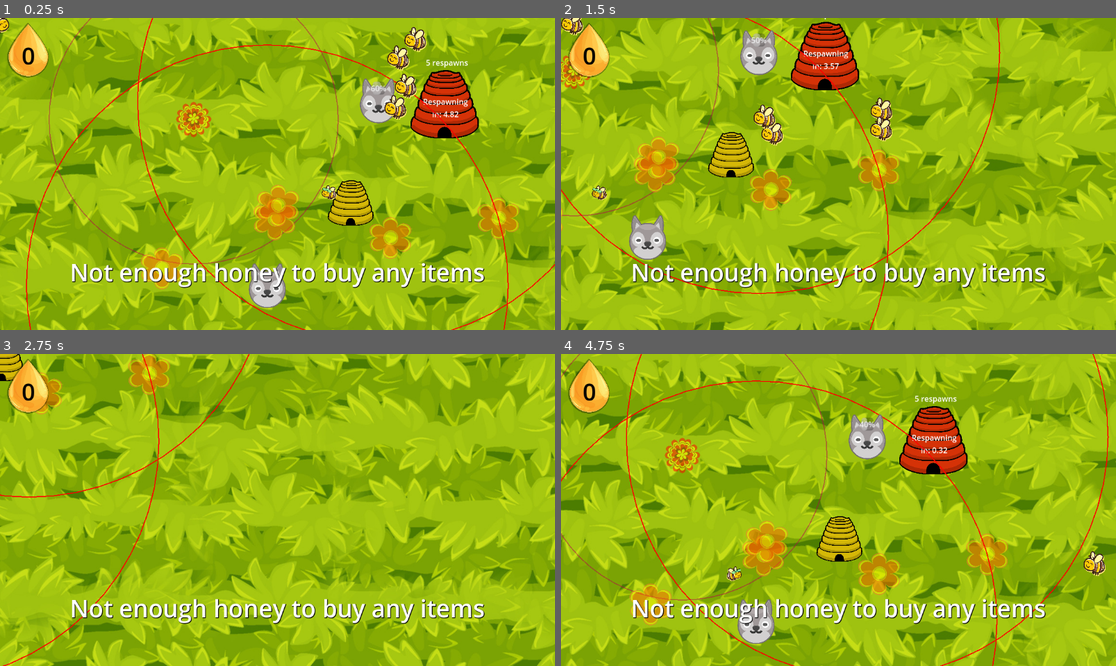
Above: before the commit, frames 1-4 (two rows, left to right).
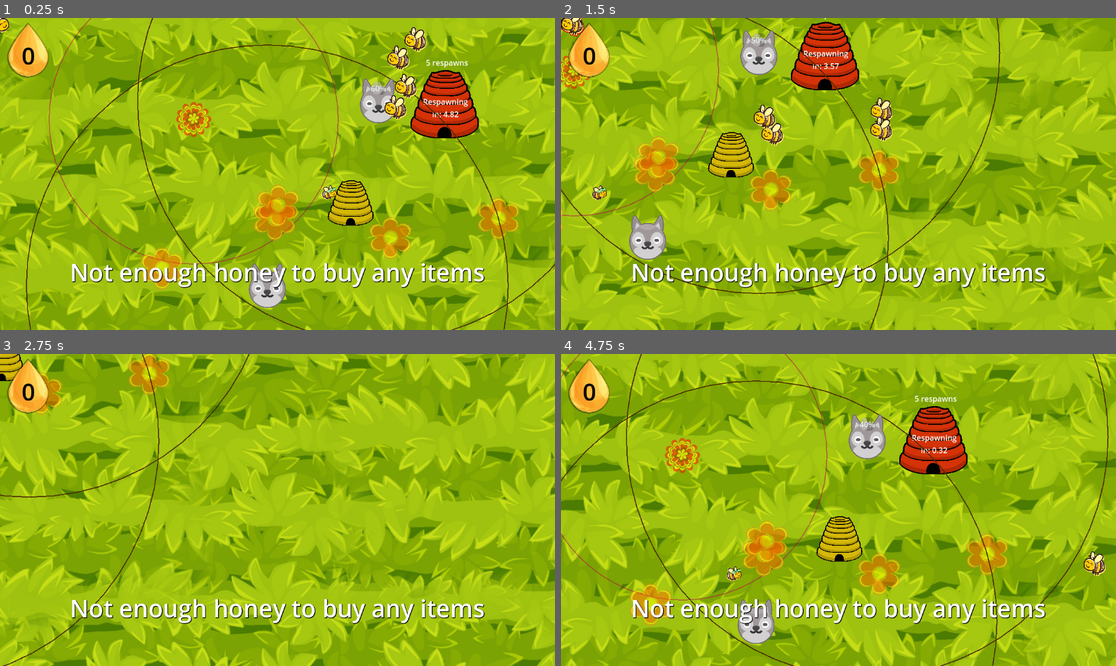
Above: after the commit, the same moments.

Repository: jam53/GMTK-Gamejam-2024
Game: Godot game, scene res://scenes/lawn.tscn
The game is run twice, just before and just after one commit, with the same random seed, the same clock (stepped at 60 frames per second) and the same inputs.
Inputs (mouse positions are in pixels of both pictures, inside the frame that each line leads up to):
- Up to frame 1 (0.25 s): no input
- Up to frame 2 (1.5 s): move the mouse to (960, 158) at 0.52 s; press the mouse at (960, 158) at 0.53 s; hold D (right) 0.53-1.28 s; move the mouse to (727, 189) at 1.27 s; release the mouse at (727, 189) at 1.28 s; hold S (down) from 1.28 s (still down); tap Z (disable_follow) at 1.35 s
- Up to frame 3 (2.75 s): move the mouse to (333, 441) at 2.02 s; release S (down) at 2.03 s; press the mouse at (333, 441) at 2.03 s; hold D (right) from 2.03 s (still down)
- Up to frame 4 (4.75 s): move the mouse to (810, 572) at 2.77 s; release D (right) at 2.78 s; release the mouse at (810, 572) at 2.78 s; hold W (up) 2.78-3.53 s; tap Z (disable_follow) at 2.85, 4.35 s; click (810, 572) at 2.92 s; move the mouse to (1005, 556) at 3.52 s; press the mouse at (1005, 556) at 3.53 s; hold A (left) from 3.53 s (still down); move the mouse to (672, 463) at 4.27 s; release the mouse at (672, 463) at 4.28 s

The runs differ from the first frame. In frame 1, 1.1% of the frame differs, in the area x 4-100%, y 0-100%; in frame 2, 0.9%; in frame 3, 0.5%; in frame 4, 1.1%.

Commit message:
attack_boost_flower basic finish

Diff:
--- a/scenes/attacker.tscn
+++ b/scenes/attacker.tscn
@@ -21,14 +21,23 @@
 script = ExtResource("1_o3a0c")
 
 [node name="BoidsComponent" parent="." node_paths=PackedStringArray("sprite", "flock_area_shape") instance=ExtResource("1_av7nf")]
-sprite = NodePath("Sprite2D")
+sprite = NodePath("Sprites")
 flock_area_shape = NodePath("FlockViewCollision")
 max_speed = 350.0
 target_follow_force = 0.076
 avoid_distance = 35.0
 stopable = true
 
-[node name="Sprite2D" type="Sprite2D" parent="BoidsComponent"]
+[node name="Sprites" type="Node2D" parent="BoidsComponent"]
+
+[node name="ShadowSprite" type="Sprite2D" parent="BoidsComponent/Sprites"]
+visible = false
+modulate = Color(1, 0, 0, 1)
+position = Vector2(0.27842, -0.158137)
+scale = Vector2(0.0302226, 0.0343316)
+texture = ExtResource("2_cjxco")
+
+[node name="Sprite2D" type="Sprite2D" parent="BoidsComponent/Sprites"]
 position = Vector2(0.27842, -0.158137)
 scale = Vector2(0.027842, 0.0316274)
 texture = ExtResource("2_cjxco")
@@ -55,4 +64,5 @@
 [node name="AttackCollision" type="CollisionShape2D" parent="BoidsComponent/HitboxComponent"]
 shape = SubResource("CircleShape2D_c3flu")
 
+[connection signal="multiplier_changed" from="BoidsComponent/AttackComponent" to="." method="_on_attack_component_multiplier_changed"]
 [connection signal="died" from="BoidsComponent/HealthComponent" to="." method="_on_health_component_died"]
--- a/scenes/enemies/enemy_dog.tscn
+++ b/scenes/enemies/enemy_dog.tscn
@@ -1,8 +1,8 @@
 [gd_scene load_steps=9 format=3 uid="uid://c21fqmty4cbhr"]
 
-[ext_resource type="Script" path="res://scripts/enemies/enemy_badger.gd" id="1_hwlbg"]
+[ext_resource type="Script" path="res://scripts/enemies/enemy_dog.gd" id="1_q6yrs"]
 [ext_resource type="Texture2D" uid="uid://dlikqdwi6h7ac" path="res://assets/sprites/dog.png" id="2_i0i2a"]
-[ext_resource type="Script" path="res://scripts/badger_area_drawing.gd" id="4_4gjmn"]
+[ext_resource type="PackedScene" uid="uid://dj2sptpfehdln" path="res://scenes/area_drawing.tscn" id="3_dd0w8"]
 [ext_resource type="PackedScene" uid="uid://jaiykhugbens" path="res://scenes/components/attack_component.tscn" id="4_4ltxc"]
 [ext_resource type="PackedScene" uid="uid://bg8sij5iv4h0j" path="res://scenes/components/health_component.tscn" id="5_prp0s"]
 [ext_resource type="PackedScene" uid="uid://tb08j7g6ttxh" path="res://scenes/components/hitbox_component.tscn" id="6_ngd4q"]
@@ -15,18 +15,18 @@
 size = Vector2(43.4186, 98.3612)
 
 [node name="EnemyDog" type="CharacterBody2D" groups=["badgers"]]
-script = ExtResource("1_hwlbg")
+script = ExtResource("1_q6yrs")
 
 [node name="Dog" type="Sprite2D" parent="."]
 scale = Vector2(0.15, 0.15)
 texture = ExtResource("2_i0i2a")
 
+[node name="AreaDrawing" parent="." instance=ExtResource("3_dd0w8")]
+color = Color(0.292446, 0.170032, 0.00334097, 1)
+
 [node name="hitbox" type="CollisionShape2D" parent="."]
 scale = Vector2(0.315391, 0.229515)
 shape = SubResource("CapsuleShape2D_ps7t2")
-
-[node name="Polygon2D" type="Line2D" parent="."]
-script = ExtResource("4_4gjmn")
 
 [node name="AttackComponent" parent="." instance=ExtResource("4_4ltxc")]
 attack = 1
--- a/scenes/flowers/attack_boost_flower.gd
+++ /dev/null
@@ -1,3 +0,0 @@
-extends Node2D
-
-class_name AttackBoostFlower
--- a/scenes/flowers/attack_boost_flower.tscn
+++ b/scenes/flowers/attack_boost_flower.tscn
@@ -1,33 +1,46 @@
-[gd_scene load_steps=8 format=3 uid="uid://b5eyugwsohmnm"]
+[gd_scene load_steps=9 format=3 uid="uid://b5eyugwsohmnm"]
 
 [ext_resource type="PackedScene" uid="uid://c4rj533k6di4v" path="res://scenes/components/flower_component.tscn" id="1_ghxpj"]
-[ext_resource type="Script" path="res://scenes/flowers/attack_boost_flower.gd" id="1_st4f1"]
+[ext_resource type="Script" path="res://scripts/attack_boost_flower.gd" id="1_st4f1"]
 [ext_resource type="Texture2D" uid="uid://cnkydtbpj3b52" path="res://assets/sprites/temp/attack_boost_flower.png" id="2_ik7e2"]
 [ext_resource type="PackedScene" uid="uid://dj2sptpfehdln" path="res://scenes/area_drawing.tscn" id="3_5qp0t"]
 [ext_resource type="PackedScene" uid="uid://bg8sij5iv4h0j" path="res://scenes/components/health_component.tscn" id="4_6dw3n"]
 [ext_resource type="PackedScene" uid="uid://tb08j7g6ttxh" path="res://scenes/components/hitbox_component.tscn" id="5_1yo10"]
+
+[sub_resource type="CircleShape2D" id="CircleShape2D_2bq1w"]
+radius = 250.0
 
 [sub_resource type="CircleShape2D" id="CircleShape2D_a3pjo"]
 radius = 31.0161
 
 [node name="AttackBoostFlower" type="Node2D"]
 script = ExtResource("1_st4f1")
+radius = 300
+
+[node name="BoostArea" type="Area2D" parent="."]
+
+[node name="CollisionShape2D" type="CollisionShape2D" parent="BoostArea"]
+shape = SubResource("CircleShape2D_2bq1w")
 
 [node name="Sprite2D" type="Sprite2D" parent="."]
 scale = Vector2(0.143955, 0.143955)
 texture = ExtResource("2_ik7e2")
 
-[node name="AreaDrawing" parent="." instance=ExtResource("3_5qp0t")]
-radius = 300
-color = Color(0.709804, 0, 0.305882, 1)
-
 [node name="FlowerComponent" parent="." node_paths=PackedStringArray("health_component") instance=ExtResource("1_ghxpj")]
 health_component = NodePath("../HealthComponent")
 
 [node name="HealthComponent" parent="." instance=ExtResource("4_6dw3n")]
+max_hp = 20
 
 [node name="HitboxComponent" parent="." node_paths=PackedStringArray("health_component") instance=ExtResource("5_1yo10")]
 health_component = NodePath("../HealthComponent")
 
 [node name="CollisionShape2D" type="CollisionShape2D" parent="HitboxComponent"]
 shape = SubResource("CircleShape2D_a3pjo")
+
+[node name="AreaDrawing" parent="." instance=ExtResource("3_5qp0t")]
+radius = 300
+color = Color(0.709804, 0, 0.305882, 1)
+
+[connection signal="body_entered" from="BoostArea" to="." method="_on_boost_area_body_entered"]
+[connection signal="body_exited" from="BoostArea" to="." method="_on_boost_area_body_exited"]
--- a/scenes/flowers/basic_flower.tscn
+++ b/scenes/flowers/basic_flower.tscn
@@ -1,6 +1,6 @@
 [gd_scene load_steps=6 format=3 uid="uid://dkaw854ax1oes"]
 
-[ext_resource type="Script" path="res://scripts/basic_flower.gd" id="1_7v4v5"]
+[ext_resource type="PackedScene" uid="uid://c4rj533k6di4v" path="res://scenes/components/flower_component.tscn" id="1_necb4"]
 [ext_resource type="Texture2D" uid="uid://cvd8xqvrbuftm" path="res://assets/sprites/F1_512x512_orange.png" id="2_axc86"]
 [ext_resource type="PackedScene" uid="uid://bg8sij5iv4h0j" path="res://scenes/components/health_component.tscn" id="3_joiij"]
 [ext_resource type="PackedScene" uid="uid://tb08j7g6ttxh" path="res://scenes/components/hitbox_component.tscn" id="4_2jp4e"]
@@ -9,7 +9,9 @@
 radius = 45.0444
 
 [node name="Basic_Flower" type="Node2D" groups=["flowers"]]
-script = ExtResource("1_7v4v5")
+
+[node name="FlowerComponent" parent="." node_paths=PackedStringArray("health_component") instance=ExtResource("1_necb4")]
+health_component = NodePath("../HealthComponent")
 
 [node name="Sprite2D" type="Sprite2D" parent="."]
 scale = Vector2(0.173, 0.173)
--- /dev/null
+++ b/scripts/attack_boost_flower.gd
@@ -0,0 +1,28 @@
+extends Node2D
+
+class_name AttackBoostFlower
+
+@export var multiplier := 2
+@export var radius : int = 250
+
+@onready var area_drawing = $AreaDrawing
+@onready var collision_shape_2d = $BoostArea/CollisionShape2D
+
+
+func _ready():
+	area_drawing.radius = radius
+	collision_shape_2d.shape.radius = radius
+
+
+
+
+func _on_boost_area_body_entered(body):
+	if body.get_parent() is Attacker:
+		body.get_parent().multiply_attack(2)
+
+
+
+
+func _on_boost_area_body_exited(body):
+	if body.get_parent() is Attacker:
+		body.get_parent().multiply_attack(1)
--- a/scripts/attacker.gd
+++ b/scripts/attacker.gd
@@ -2,10 +2,23 @@
 
 class_name Attacker
 
+@onready var attack_component = $BoidsComponent/AttackComponent
+@onready var shadow_sprite = $BoidsComponent/Sprites/ShadowSprite
+
 
 var hive : AttackHive
+
+func multiply_attack(multiplier: int):
+	attack_component.attack_multiplier = multiplier
 
 func _on_health_component_died():
 	if hive != null:
 		hive.bee_died()
 	self.queue_free()
+
+
+func _on_attack_component_multiplier_changed(multiplier):
+	if multiplier > 1:
+		shadow_sprite.visible = true
+	else:
+		shadow_sprite.visible = false
--- a/scripts/badger_area_drawing.gd
+++ b/scripts/badger_area_drawing.gd
@@ -1,9 +1,16 @@
 extends Line2D
 
-@export var radius = 500  # The radius of the circle
+@export var radius = 500:  # The radius of the circle
+	set(value):
+		radius = value
+		_draw_circle()
+
 @export var color: Color = Color(1, 0, 0)  # The color of the circle (default is red)
 
 func _ready():
+	_draw_circle()
+
+func _draw_circle():
 	var num_sides = 64  # The number of sides of the polygon (more sides = smoother circle)
 	var points = PackedVector2Array()
 
--- a/scripts/basic_flower.gd
+++ /dev/null
@@ -1,22 +0,0 @@
-extends Node2D
-
-# Called every frame. 'delta' is the elapsed time since the previous frame.
-func _process(delta):
-	var badger_nearby = false
-	for badger in get_tree().get_nodes_in_group("badgers"):
-		if global_position.distance_to(badger.global_position) < 500:
-			badger_nearby = true
-			break
-
-	if badger_nearby:
-		if not is_in_group("occupied_flowers"):
-			add_to_group("occupied_flowers")
-		modulate.a = 0.5  # Set visibility to 50%
-	else:
-		if is_in_group("occupied_flowers"):
-			remove_from_group("occupied_flowers")
-		modulate.a = 1.0  # Set visibility to 100%
-
-
-func _on_health_component_died():
-	queue_free()
--- a/scripts/boids_component.gd
+++ b/scripts/boids_component.gd
@@ -4,7 +4,7 @@
 class_name BoidComponent
 
 @onready var flock_area = $FlockArea
-@export var sprite : Sprite2D
+@export var sprite : Node2D
 @export var flock_area_shape : CollisionShape2D
 
 @export var max_speed: = 500.0
@@ -43,6 +43,12 @@
 		elif lure != null and GameManager.get_mouse_follow():
 			lure = null
 
+
+func flip_sprites():
+	for child in sprite.get_children():
+		if child is Sprite2D:
+			child.flip_h = not child.flip_h
+
 func _physics_process(_delta):
 	var target
 	var target_force = target_follow_force
@@ -66,12 +72,12 @@
 		if cross > 0:
 			# Target is to the right
 			if not facing_right:
-				sprite.flip_h = !sprite.flip_h
+				flip_sprites()
 				facing_right = true
 		elif cross < 0:
 			# Target is to the left
 			if facing_right:
-				sprite.flip_h = !sprite.flip_h
+				flip_sprites()
 				facing_right = false
 
 	# Get cohesion, alignment, and separation vectors
--- a/scripts/components/attack_component.gd
+++ b/scripts/components/attack_component.gd
@@ -2,7 +2,14 @@
 class_name AttackComponent
 
 @export var attack: int
+@export var attack_multiplier : float = 1:
+	set(value):
+		multiplier_changed.emit(value)
+		attack_multiplier = value
+
 @export var attack_cooldown: float = 1
+
+signal multiplier_changed(multiplier: float)
 
 var can_attack: bool = true
 @onready var attack_timer = $Timer
@@ -13,7 +20,7 @@
 func damage(target: Node) -> void:
 	if can_attack and target.has_method("take_damage"):
 		can_attack = false
-		target.take_damage(attack)
+		target.take_damage(attack * attack_multiplier)
 		attack_timer.start()
 
 func _on_Timer_timeout() -> void:
Not shown: 1 places in scenes/lawn.tscn that only renumber resources
Renamed: scripts/enemies/enemy_badger.gd -> scripts/enemies/enemy_dog.gd
